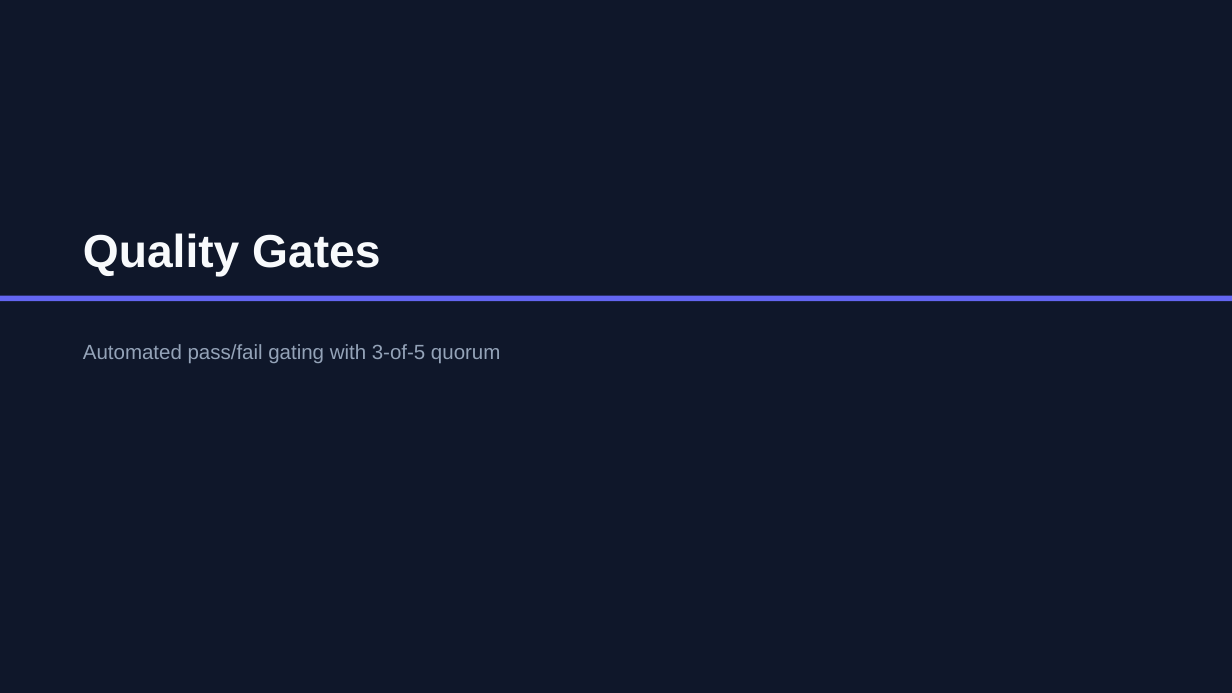
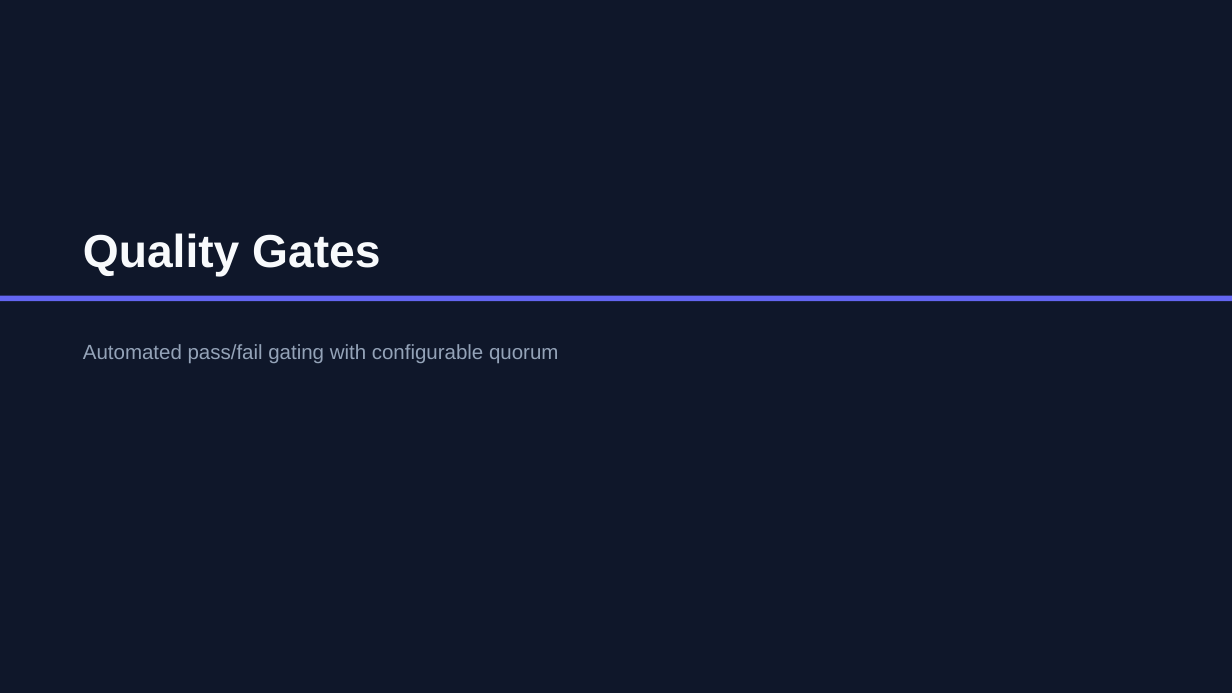
Before and after one commit to jj-shen99/uxperf, a slide deck: slide 15 of docs/UI_Performance_Framework_Presentation.pptx. Drawn at 1232x693 pixels with LibreOffice and Linux fonts; fonts in the diff are those of the drawing. Boxes give left, top, right and bottom in pixels: in the first picture for what was removed or moved away, otherwise in the second. Text is boxed around its words. In the diff, an @@ line names an element or a change of style, - is before the commit and + after.

```diff
--- a/docs/UI_Performance_Framework_Presentation.pptx
+++ b/docs/UI_Performance_Framework_Presentation.pptx
@@ text at [83,344,558,363]: text changed @@
-Automated pass/fail gating with 3-of-5 quorum
+Automated pass/fail gating with configurable quorum
```
Also in this commit, not shown: 8 other slides changed, 14 other files.
